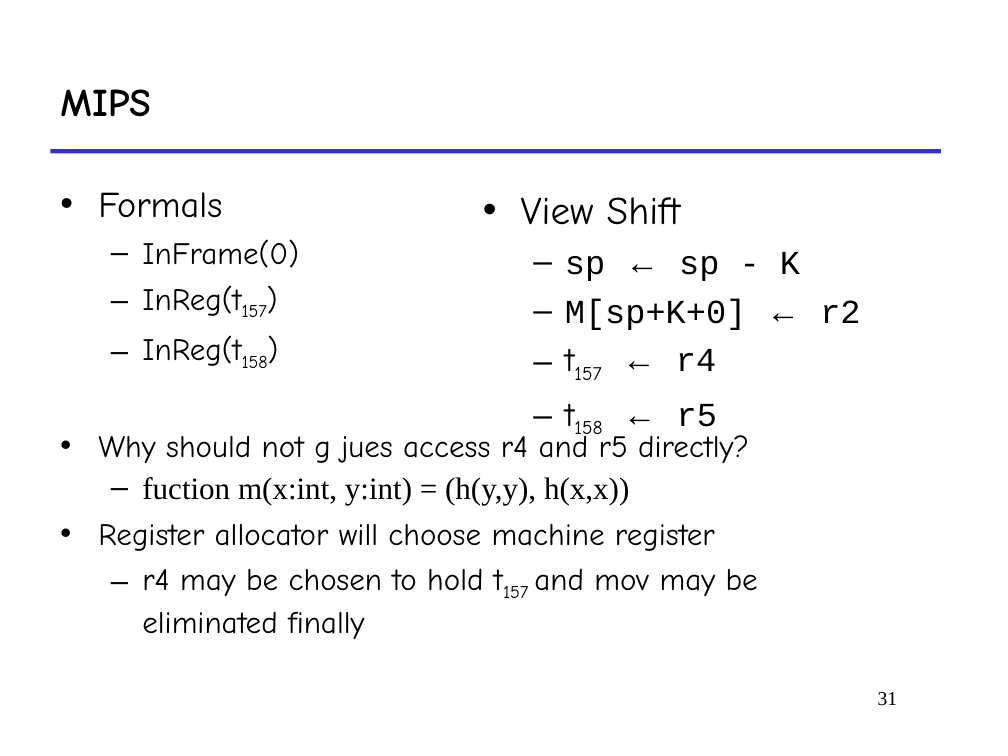
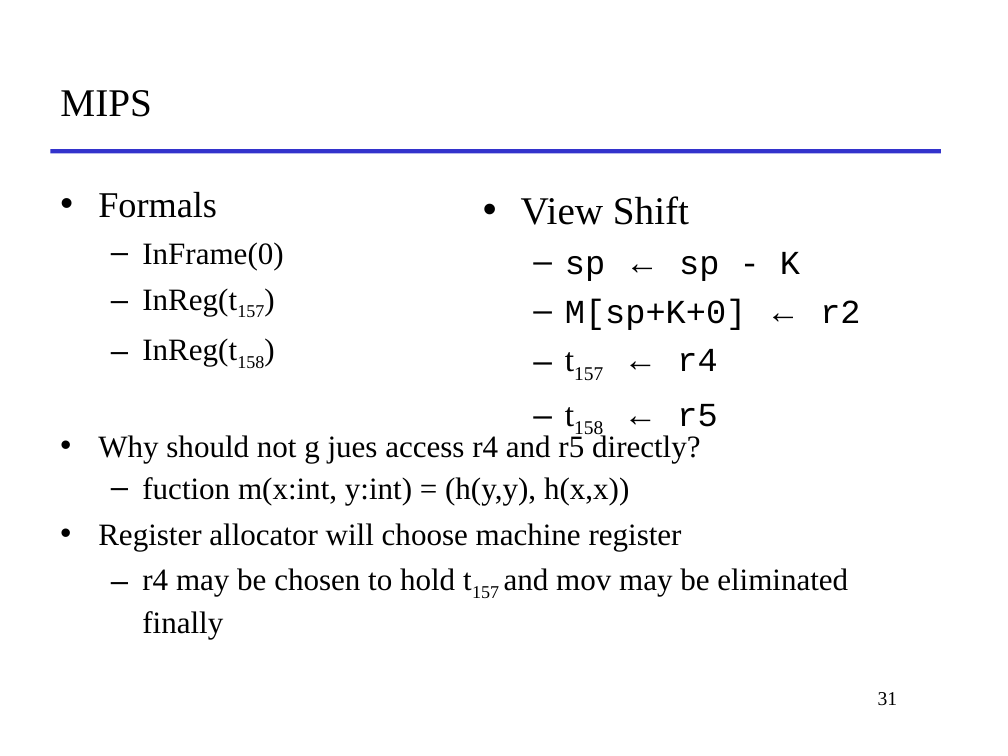
Before and after one commit to yepengpeng-1/2019-2020-autumn-semester, a slide deck: slide 31 of SE-302/slides/12.ppt. Drawn at 1008x756 pixels with LibreOffice and Linux fonts; fonts in the diff are those of the drawing. Boxes give left, top, right and bottom in pixels: in the first picture for what was removed or moved away, otherwise in the second. Text is boxed around its words. In the diff, an @@ line names an element or a change of style, - is before the commit and + after.

```diff
--- a/SE-302/slides/12.ppt
+++ b/SE-302/slides/12.ppt
@@ title "MIPS" at box(60, 90, 151, 117): font Comic Neue to Times New Roman, bold off @@
@@ text at box(98, 191, 848, 639): font Comic Neue to Times New Roman in "Formals", "InFrame(0)", "InReg(t157)", "InReg(t158)" and 3 more places @@
@@ text at box(521, 196, 717, 427): font Comic Neue to Times New Roman in "View Shift", "t157", "t158" @@
```
Also in this commit, not shown: 45 other slides changed, 1 other file.
